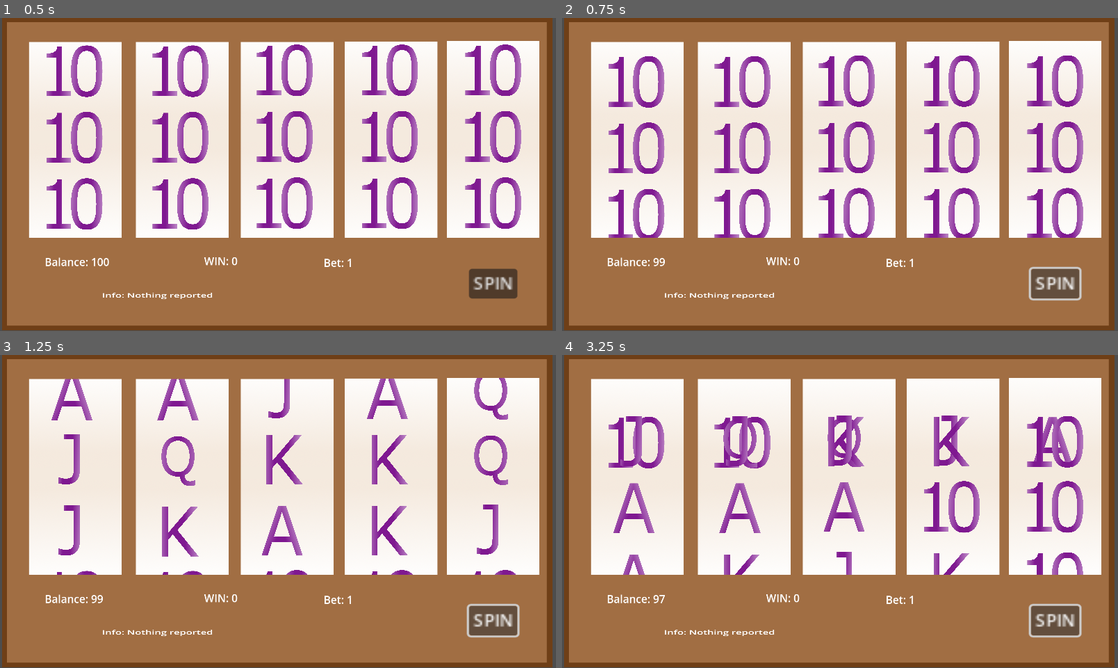
Above: before the commit, frames 1-4 (two rows, left to right).
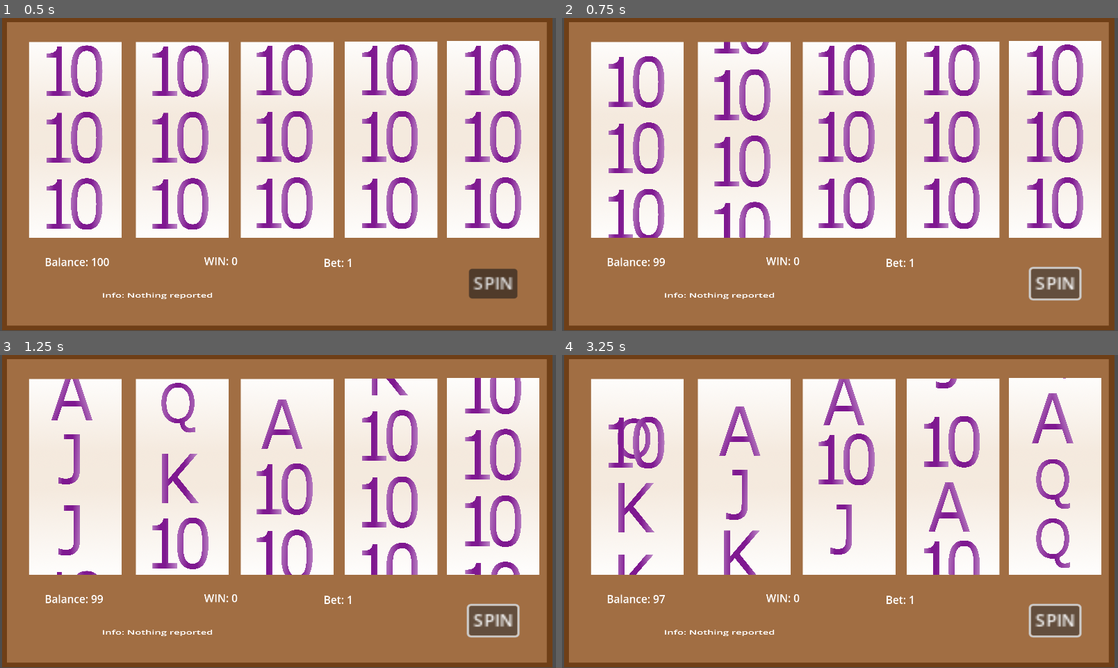
Above: after the commit, the same moments.

Repository: T33py/MonteCarlo
Game: Godot game, scene res://SlotMachineThings/SlotMachine.tscn
Same seed, same stepped clock (60 frames per second), same inputs: the game is played once before the commit and once after it.
Inputs:
- Up to frame 1 (0.5 s): no input
- Up to frame 2 (0.75 s): click "SPIN" at 0.5 s
- Up to frame 3 (1.25 s): no input
- Up to frame 4 (3.25 s): click "SPIN" at 1.25 s; click "SPIN" at 2 s

Frame 1 is identical in both runs. In frame 2, 8.5% of the frame differs, in the area x 27-94%, y 7-71%; in frame 3, 9.1%; in frame 4, 9.7%, in the area x 9-94%, y 7-71%.

Commit message:
wheel spin delay

Diff:
--- a/BeatingTheHouse/SlotMachineThings/SlotMachine.gd
+++ b/BeatingTheHouse/SlotMachineThings/SlotMachine.gd
@@ -7,6 +7,7 @@
 var betting = 1
 var playing = false
 var games_played = 0
+var wheel_start_stop_delay = 0.15
 
 # Called when the node enters the scene tree for the first time.
 func _ready():
@@ -15,6 +16,12 @@
 	wheels.append(get_node("Wheel3"))
 	wheels.append(get_node("Wheel4"))
 	wheels.append(get_node("Wheel5"))
+
+	var delay = 0
+	for i in range(len(wheels)):
+		var wheel = wheels[i]
+		wheel.stop_delay = delay
+		delay += wheel_start_stop_delay
 #	tiles.append(get_node("Tile1"))
 #	tiles.append(get_node("Tile2"))
 #	tiles.append(get_node("Tile3"))
@@ -53,8 +60,10 @@
 	balance -= betting
 	display_balance()
 
+	var delay = 0
 	for w in wheels:
-		w.spin()
+		w.spin(delay)
+		delay += wheel_start_stop_delay
 
 	playing = true
 	pass
--- a/BeatingTheHouse/SlotMachineThings/Tile.gd
+++ b/BeatingTheHouse/SlotMachineThings/Tile.gd
@@ -14,6 +14,7 @@
 var next_position = 0
 var speed = 750
 var wait_to_move = 0
+var wait_to_stop = 0
 
 var symbols = ["10", "J", "Q", "K", "A"]
 var frames = {
@@ -36,13 +37,20 @@
 		frame = am_supposed_to_be
 		currently_am = am_supposed_to_be
 
+	# if we are waiting for something
+	if wait_to_stop > 0:
+		wait_to_stop -= delta
+		if wait_to_stop <= 0:
+			stop = true
 	if wait_to_move > 0:
 		wait_to_move -= delta
 		if wait_to_move <= 0:
 			moving = true
-#		print("{my_home} waiting {time}".format({"my_home": my_home, "time": wait_to_move}))
+
+	# I LIKE TO MOVE IT
 	if moving:
 		move_towards_next_position(delta)
+
 	pass
 
 
@@ -97,14 +105,22 @@
 
 	pass
 
-func spin():
+func spin(delay=0):
 	stop = false
 	goto_next_position()
+	if delay > 0:
+		wait_to_move += delay
+		moving = false
 	pass
 
-func stop_spinning():
-	stop = true
+func stop_spinning(delay=0):
+#	stop = true
 #	print("STOP {my_home} {should_stop}".format({"my_home": my_home, "should_stop": stop}))
+	if delay > 0:
+		wait_to_stop = delay
+	else:
+		stop = true
+
 	pass
 
 func choose_random_symbol():
--- a/BeatingTheHouse/SlotMachineThings/Wheel.gd
+++ b/BeatingTheHouse/SlotMachineThings/Wheel.gd
@@ -5,9 +5,10 @@
 
 var spin_time = 0
 var max_spin_time = 2
+var stop_delay = 0
 var spinning = false
 var stopping = false
-var frames_between_check_if_stopped = 10
+var frames_between_check_if_stopped = 4
 var frames_since_check_if_stopped = 10
 
 # Called when the node enters the scene tree for the first time.
@@ -37,8 +38,8 @@
 
 	if spinning:
 		spin_time += delta
-		if spin_time > max_spin_time:
-			stop_spin()
+	if spinning and !stopping and spin_time > max_spin_time:
+			stop_spin(stop_delay)
 	if stopping:
 		if frames_since_check_if_stopped >= frames_between_check_if_stopped:
 			var stopped = true
@@ -60,26 +61,28 @@
 			outcome.append(tiles[i].symbols[tiles[i].currently_am])
 	return outcome
 
-func spin():
+func spin(delay = 0):
 	'''
 	Start spinning the wheel.
 	'''
 #	print("Spin")
 	for tile in tiles:
-		tile.spin()
+		tile.spin(delay)
 
 	spinning = true
+	stopping = false
 	spin_time = 0
 	pass
 
-func stop_spin():
+func stop_spin(delay=0):
 	'''
 	Force the wheel to stop spinning
 	'''
 #	print("Stop Spin")
 	for tile in tiles:
-		tile.stop_spinning()
+		tile.stop_spinning(delay)
 
 	stopping = true
+	spin_time = max_spin_time +1
 #	spinning = false
 	pass
Not shown, added: BeatingTheHouse/SlotMachineThings/Slo324F.tmp
